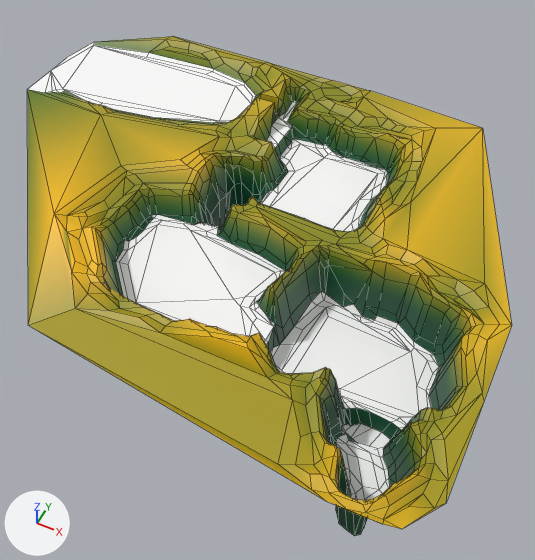
An edit to the FBX model LeyuGame/Assets/Models/Props/Level2/MOD_Level2.fbx, drawn before and after from the same camera.
One viewpoint serves both versions: a camera (50 mm lens) standing at (0.097, -0.154, 0.188) and looking at (0.022, -0.006, 0.003). Arrows for +X, +Y and +Z are at lower left; the lights stay in place. Mesh edges are drawn as thin lines. Where no turn or scale is listed for an object, it has been applied to the vertices.

The scene before the commit, as lines of its bpy script (objects in view):
```python
me_mesh = bpy.data.meshes.new('Mesh')
me_mesh.from_pydata(...)  # 1101 vertices, 1296 faces; spans x -0.1..0.1, y -0.081..0.081, z -0.016..0.016
# faces by material slot: [1014, 282]
me_mesh.materials.append(mat_lambert2)  # picture img_tex_platformslevel2_png
me_mesh.materials.append(mat_mat_snow)  # white #ffffff
ob_mod_level2 = bpy.data.objects.new('MOD_Level2', me_mesh)
ob_mod_level2.location = (0.0, 0.0, 0.0156)
```
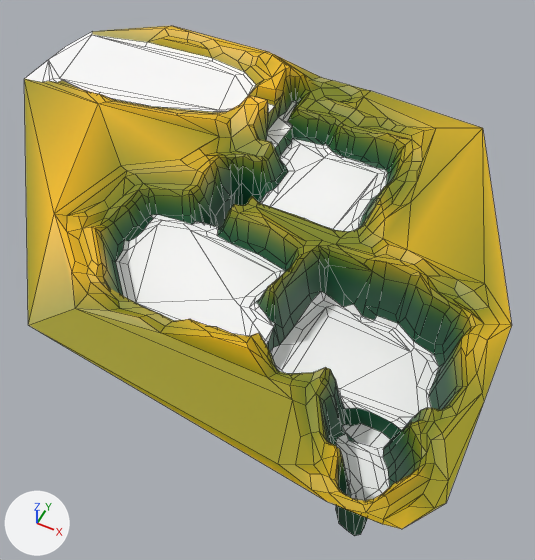
Commit message: terrain level 2 deel 2 lol

The change in detail:
me_mesh is used by ob_mod_level2; location (0.0, 0.0, 0.0156).
me_mesh had 1101 vertices, 1296 faces and spanned x -0.1..0.1, y -0.081..0.081, z -0.016..0.016.
me_mesh now has 1097 vertices, 1292 faces and spans x -0.1..0.1, y -0.081..0.081, z -0.016..0.016.
Part 1, on me_mesh:
26 vertices are removed from x -0.018..-0.003, y -0.003..0.059, z -0.004..0.013.
74 faces are deleted.
81 vertices in x -0.1..-0.002, y 0.022..0.081, z 0.005..0.01 move by (0.0, 0.0, 0.005).
15 vertices in x -0.01..-0.004, y 0.004..0.026, z -0.016..0.012 move by (0.002, 0.0, 0.0).
12 vertices in x -0.063..-0.007, y 0.027..0.08, z 0.008..0.011 move by (0.0, 0.0, 0.004).
5 vertices in x -0.013..-0.004, y 0.007..0.023, z -0.006..0.013 move by (0.001, 0.0, 0.0).
4 vertices in x -0.013..-0.005, y 0.055..0.056, z 0.005..0.011 move by (0.0, -0.006, 0.005).
4 vertices in x -0.014..-0.005, y 0.058..0.059, z 0.005..0.01 move by (0.0, -0.002, 0.005).
7 vertices move from x -0.009..-0.005, y 0.007..0.059, z 0.003..0.013 to x -0.009..-0.005, y 0.007..0.057, z 0.003..0.015.
22 vertices are added at x -0.017..-0.004, y -0.002..0.057, z -0.004..0.016.
59 new faces join them, mat_lambert2 (picture img_tex_platformslevel2_png).
11 new faces join them, mat_mat_snow (white #ffffff).
me_mesh part 2: 976 kept faces spanning x -0.1..0.1, y -0.081..0.081, z -0.016..0.016 get new texture (UV) coordinates.

Where the change shows, as pixel boxes (x1, y1, x2, y2) in the pictures (535 x 560 px; the box of a moved part takes in the faces that stretch with it):
'MOD_Level2', reshaped: before (27, 36, 512, 536); after (24, 26, 512, 536)
part 1 of me_mesh, moved or reshaped: before (27, 36, 321, 324); after (24, 26, 321, 324)
part 2 of me_mesh, surface changed: (60, 77, 506, 511) in both
